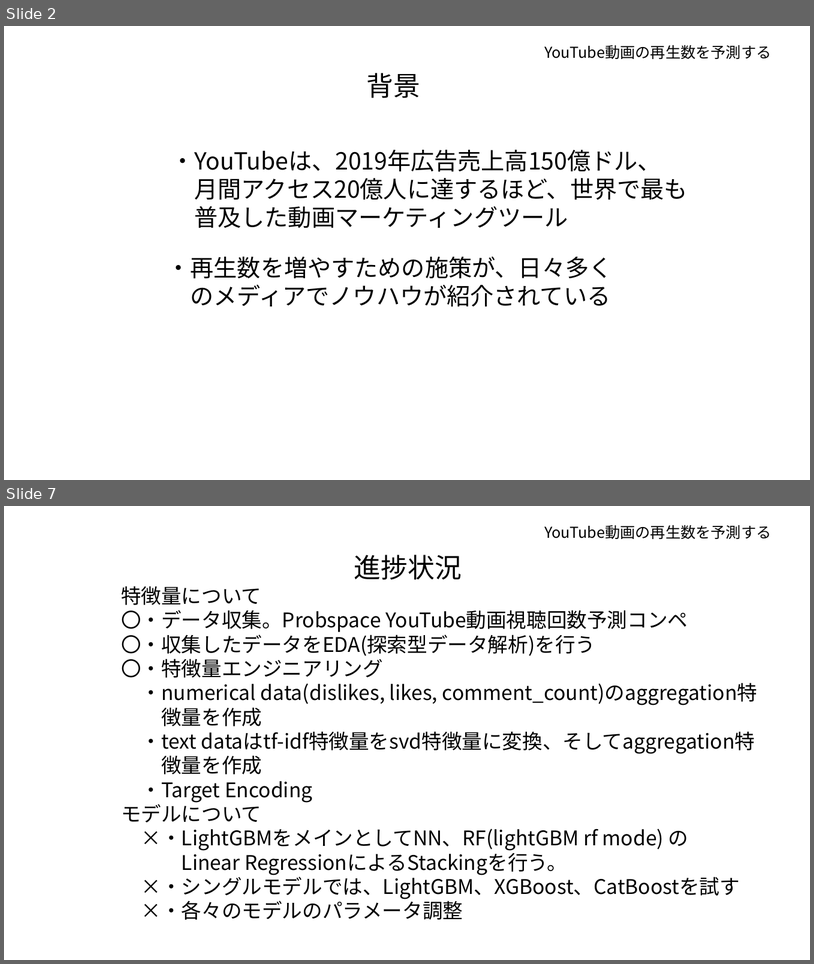
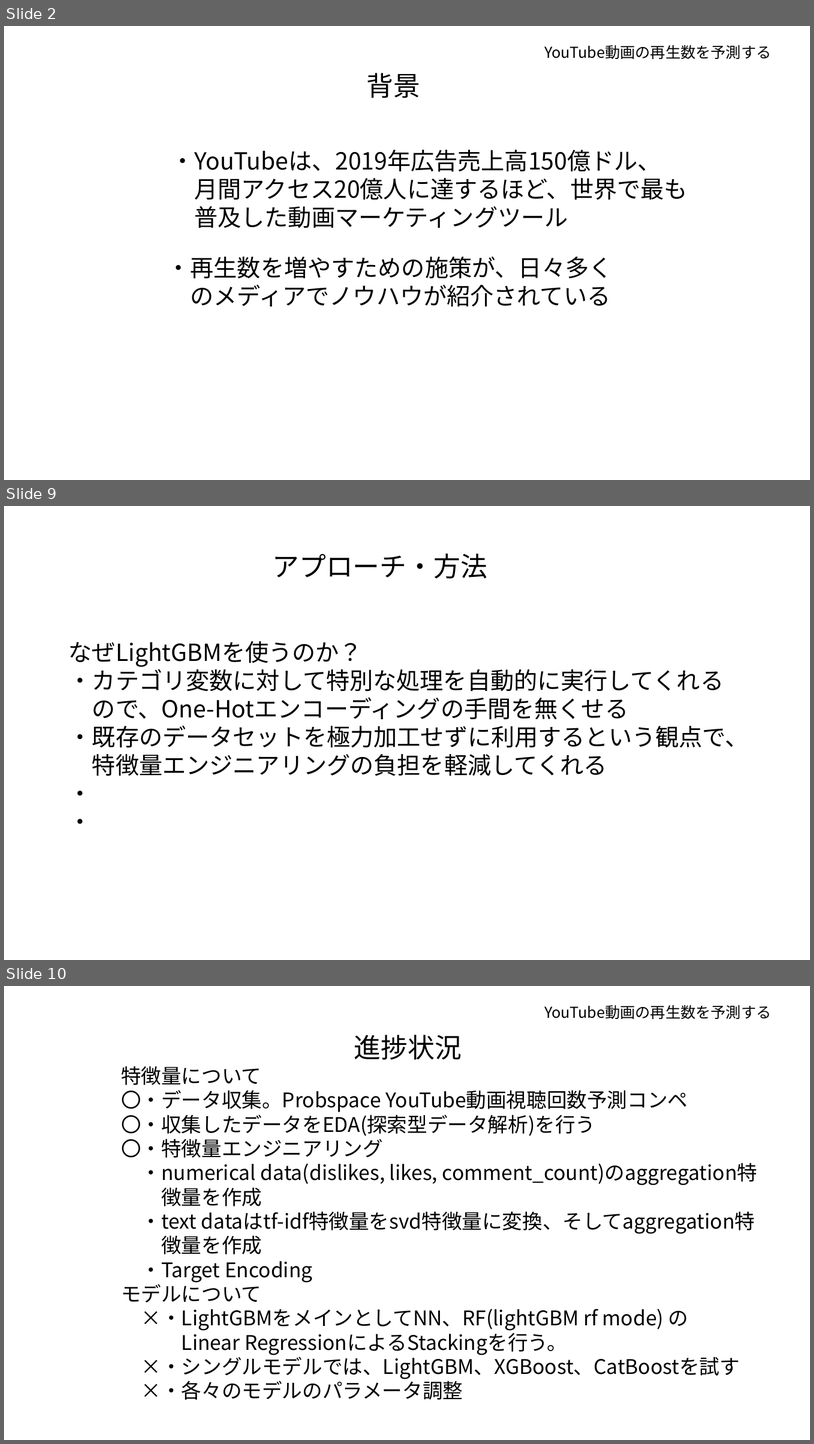
Before and after one commit to tsuru-kazu/research, a slide deck: docs/PD3_interim_report.pptx. Shown one above the other, each under a label of ours: slides 2 and 7 before the commit, slides 2, 9 and 10 after it; the slides between them are not shown. The pictures are 814x964 and 814x1444 pixels, drawn with LibreOffice and Linux fonts; fonts in the diff are those of the drawing. Boxes give left, top, right and bottom in pixels: in the first picture for what was removed or moved away, otherwise in the second. Text is boxed around its words. In the diff, an @@ line names an element or a change of style, - is before the commit and + after.

```diff
--- a/docs/PD3_interim_report.pptx
+++ b/docs/PD3_interim_report.pptx
@@ slide 9 added at box(4, 506, 810, 960), background #FFFFFF @@
@@ text added at box(272, 553, 488, 579), 32 pt, text #000000 @@
+アプローチ・方法
@@ text added at box(69, 641, 749, 824), 28 pt, text #000000 @@
+なぜLightGBMを使うのか？
+・カテゴリ変数に対して特別な処理を自動的に実行してくれる
+ので、One-Hotエンコーディングの手間を無くせる
+・既存のデータセットを極力加工せずに利用するという観点で、
+特徴量エンジニアリングの負担を軽減してくれる
+・
+・
@@ what was slide 7 is now slide 10 @@
```
Also in this commit, not shown: 6 slides changed, 2 other slides added, 3 other files.
